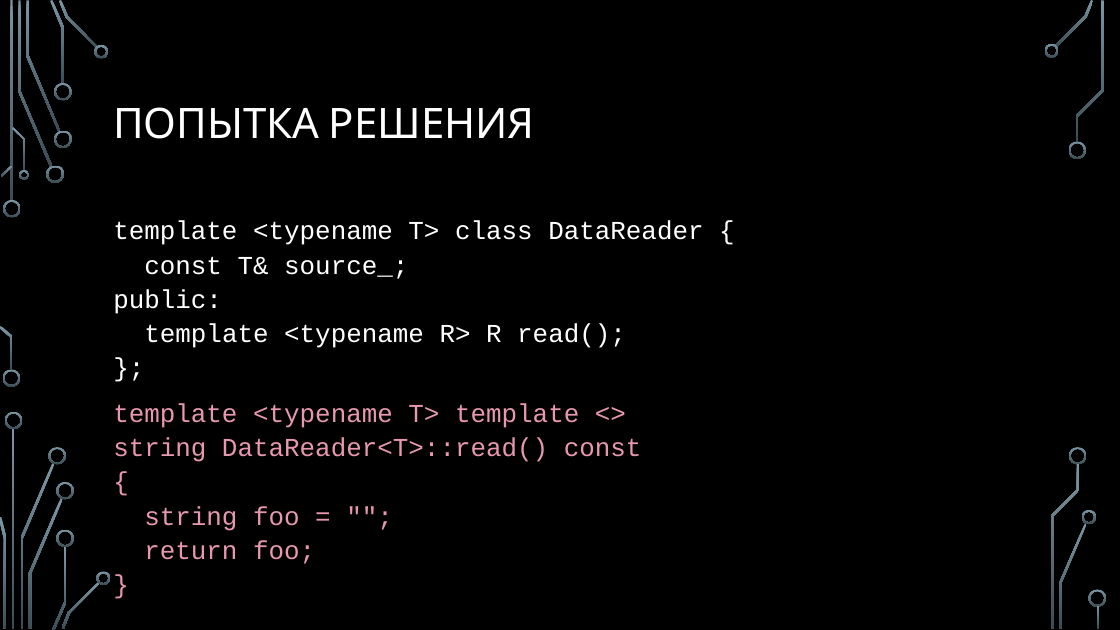
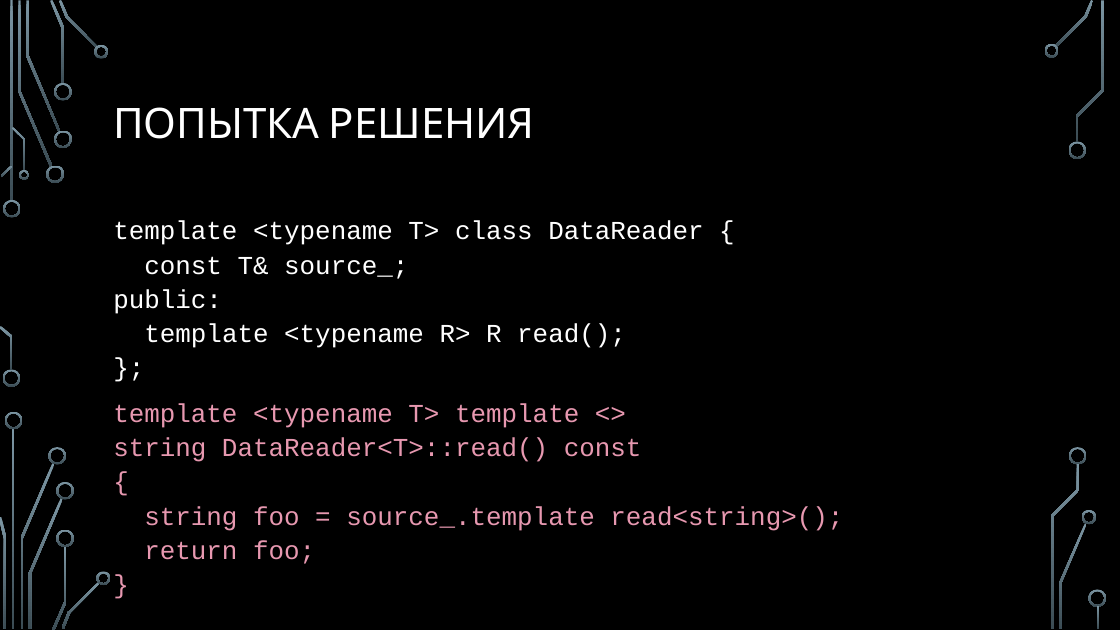
Before and after one commit to MIPT-ILab/cpp-lects-rus, a slide deck: slide 38 of slides/lec2-2-class-templates.pptx (slide 36 before the commit). Drawn at 1120x630 pixels with LibreOffice and Linux fonts; fonts in the diff are those of the drawing; background and template pictures are left out. Boxes give left, top, right and bottom in pixels: in the first picture for what was removed or moved away, otherwise in the second. Text is boxed around its words. In the diff, an @@ line names an element or a change of style, - is before the commit and + after.

```diff
--- a/slides/lec2-2-class-templates.pptx
+++ b/slides/lec2-2-class-templates.pptx
@@ text at box(113, 403, 843, 564): text changed @@
-template <typename T> template <>
-string DataReader<T>::read() const
-{
-string foo = "";
-return foo;
-}
+template <typename T> template <>
+string DataReader<T>::read() const
+{
+string foo = source_.template read<string>();
+return foo;
+}
```
Also in this commit, not shown: 15 other slides changed, 2 slides added, 23 slides removed, 9 other files.
